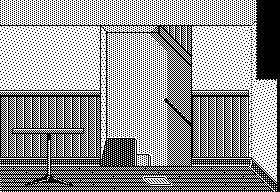
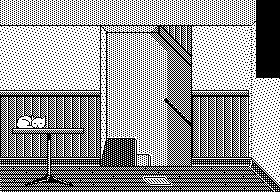
Layer changes from the first 280px x 192px image to the second:
added layer "Pasted Layer" above "Pasted Layer #2" over [17, 115, 46, 128]
added layer "Pasted Layer #2" above "background1.png" over [256, 2, 257, 78]
painted on "background1.png" over [256, 2, 280, 191]
